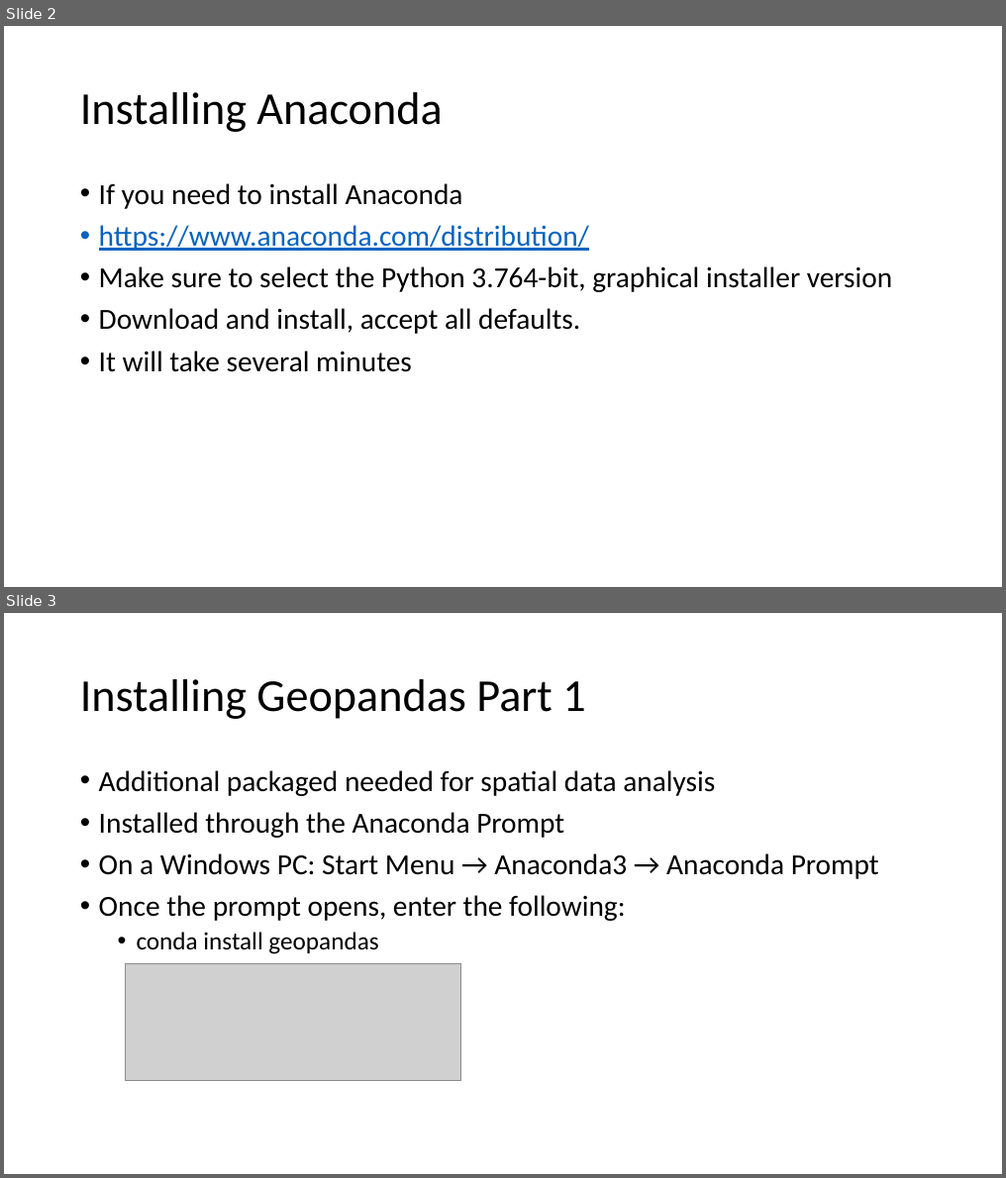
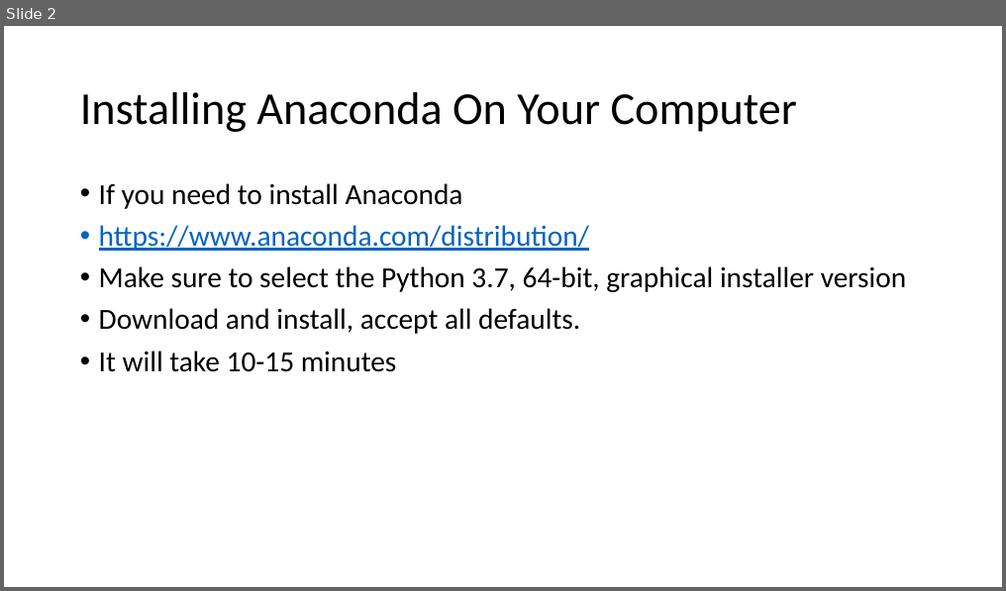
Before and after one commit to mike-babb/intro_to_python, a slide deck: Installing Anaconda and Geopandas.pptx. Shown one above the other, each under a label of ours: slides 2 and 3 before the commit, slide 2 after it. The pictures are 1006x1178 and 1006x591 pixels, drawn with LibreOffice and Linux fonts; fonts in the diff are those of the drawing; grey boxes stand for pictures. Boxes give left, top, right and bottom in pixels: in the first picture for what was removed or moved away, otherwise in the second. Text is boxed around its words. In the diff, an @@ line names an element or a change of style, - is before the commit and + after.

```diff
--- a/Installing Anaconda and Geopandas.pptx
+++ b/Installing Anaconda and Geopandas.pptx
@@ slide 3 removed at (x1=4, y1=613, x2=1002, y2=1174), background #FFFFFF @@
@@ title removed at (x1=80, y1=679, x2=585, y2=719) @@
-Installing Geopandas Part 1
@@ text removed at (x1=99, y1=770, x2=879, y2=955) @@
-• Additional packaged needed for spatial data analysis
-• Installed through the Anaconda Prompt
-• On a Windows PC: Start Menu → Anaconda3 → Anaconda Prompt
-• Once the prompt opens, enter the following:
-  • conda install geopandas
@@ picture removed at (x1=126, y1=963, x2=461, y2=1081) @@
@@ slide 2 changed as well @@
@@ title at (x1=80, y1=92, x2=797, y2=132): text changed @@
-Installing Anaconda
+Installing Anaconda On Your Computer
@@ text at (x1=99, y1=267, x2=906, y2=292): text changed @@
-• Make sure to select the Python 3.764-bit, graphical installer version
+• Make sure to select the Python 3.7, 64-bit, graphical installer version
@@ text at (x1=99, y1=351, x2=397, y2=372): text changed @@
-• It will take several minutes
+• It will take 10-15 minutes
```
Also in this commit, not shown: 1 other slide changed, 8 slides added, 1 other slide removed, 36 other files.
